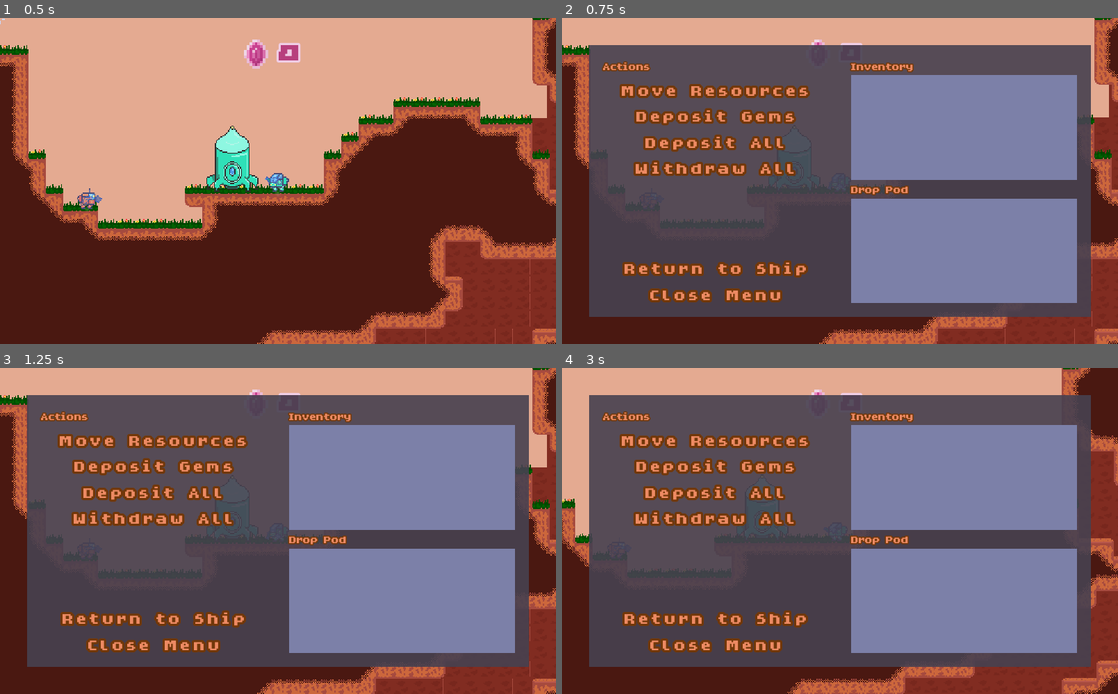
Above: before the commit, frames 1-4 (two rows, left to right).
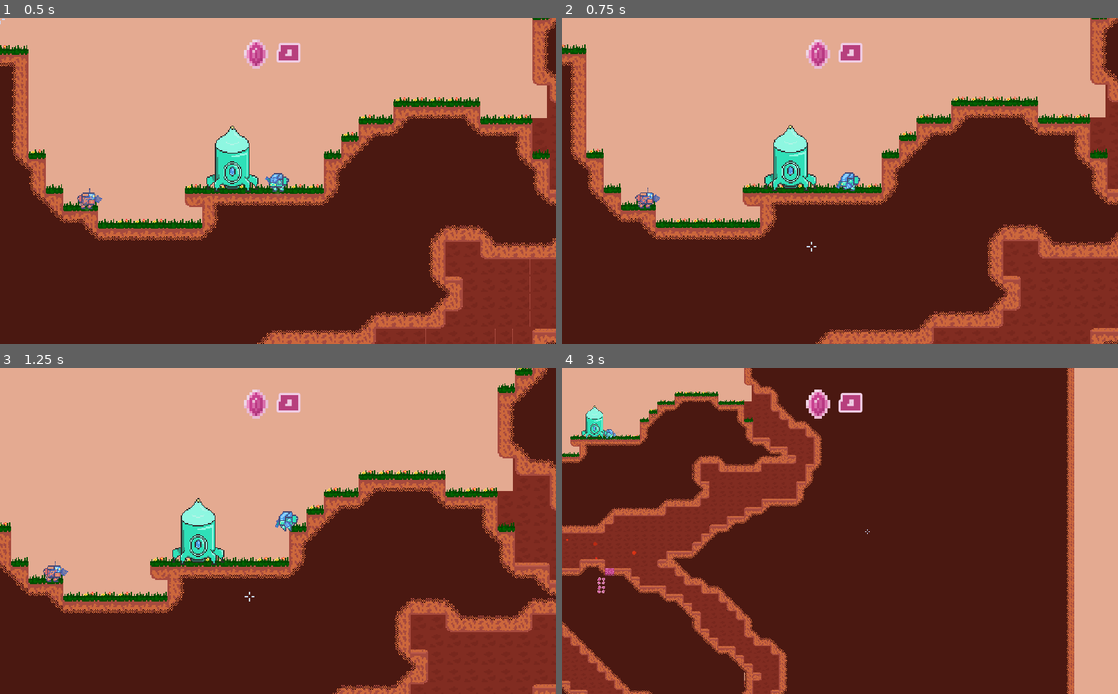
Above: after the commit, the same moments.

Repository: MichaelRRyan/Mecha-Miners
Game: Godot game, scene res://scenes/world/TestWorld.tscn
Two runs of this game, one before a commit and one after it. Both use one fixed random seed, a clock stepped at 60 frames per second and the inputs below. This scene is started directly instead of the project's main scene.
Inputs (mouse positions are in pixels of both pictures, inside the frame that each line leads up to):
- Up to frame 1 (0.5 s): no input
- Up to frame 2 (0.75 s): tap Enter at 0.5 s; move the mouse to (812, 246) at 0.52 s; hold D (move_right) from 0.53 s (still down); hold E (interact) from 0.53 s (still down)
- Up to frame 3 (1.25 s): keep holding D (move_right); keep holding E (interact); tap W (jump) at 0.77 s
- Up to frame 4 (3 s): move the mouse to (1006, 579) at 1.27 s; release E (interact) at 1.28 s; click (1006, 579) at 1.35 s; tap W (jump) at 1.52 s; tap E (interact) at 1.55, 2.3 s; move the mouse to (673, 482) at 2.02 s; release D (move_right) at 2.03 s; hold Right mouse button (action2) 2.03-2.78 s; hold A (move_left) from 2.03 s (still down); move the mouse to (867, 531) at 2.77 s; tap P (ai_perspective) at 2.85 s

Frame 1 is identical in both runs. In frame 2, 78% of the frame differs, in the area x 0-100%, y 0-100%; in frame 3, 83%; in frame 4, 92%.
Error after the commit: Division By Zero in operator '%'. (res://scripts/world/PlayerManager.gd:185)

Commit message:
Allowed the player to leave the drop pod

Diff:
--- a/scripts/world/DropPod.gd
+++ b/scripts/world/DropPod.gd
@@ -2,14 +2,19 @@
 
 signal new_velocity()
 signal menu_toggled()
+signal player_exited(player)
 
 export var gravity = 60.0
 export var max_vertical_speed = 400.0
+
+var player = null
+var follow_point = null
 
 var velocity = Vector2.ZERO
 var player_in_range = false
 var ground_height = -1
 var _landed = false
+var _driver_inside = true
 
 var _terrain : Terrain = null
 
@@ -36,8 +41,18 @@
 
 # ------------------------------------------------------------------------------
 func _input(event):
-	if event.is_action_pressed("interact"):
-		emit_signal("menu_toggled")
+	if _landed and event.is_action_pressed("interact"):
+		if _driver_inside:
+			_driver_inside = false
+			emit_signal("player_exited", player)
+			player.position = position
+			remove_child(follow_point)
+			player.add_child(follow_point)
+			follow_point.position = Vector2.ZERO
+			player.connect("new_velocity", follow_point, "_on_Target_new_velocity")
+
+		elif player_in_range:
+			emit_signal("menu_toggled")
 
 
 # ------------------------------------------------------------------------------
--- a/scripts/world/PlayerManager.gd
+++ b/scripts/world/PlayerManager.gd
@@ -2,13 +2,14 @@
 
 onready var PlayerScene = preload("res://scenes/entities/Player.tscn")
 onready var FollowPointScene = preload("res://scenes/entities/FollowPoint.tscn")
-
 onready var BattleMinerBotScene = preload("res://scenes/entities/BattleMinerBot.tscn")
 onready var MinerBotScene = preload("res://scenes/entities/MinerBot.tscn")
-
 onready var DropPodScene = preload("res://scenes/world/DropPod.tscn")
 
 export var base_player_health : float = 5.0
+export var drop_height : float = -2000.0
+export var camera_buffer : float = 100.0
+export var level_top : float = -100.0
 
 var spawn_point : Vector2 = Vector2.ZERO
 var players = {} # Peer id: player instance
@@ -47,6 +48,7 @@
 	var main_cameras = get_tree().get_nodes_in_group("main_camera")
 	if main_cameras != null and not main_cameras.empty():
 		_main_camera = main_cameras.front()
+		_main_camera.limit_top = int(drop_height + camera_buffer)
 
 	# If offline, spawn the first few entities.
 	if Network.state == Network.State.Offline:
@@ -62,19 +64,22 @@
 	# Defines the world width and left/right buffer.
 	var world_width = 150
 	var buffer = 10
-	var spawn_height = -3000
 
 	# Spawns and positions the drop pod.
 	_local_drop_pod = DropPodScene.instance()
 	add_child(_local_drop_pod)
+	_local_drop_pod.connect("player_exited", self, "_on_DropPod_player_exited")
 
 	var x = randi() % (world_width - buffer * 2) + buffer
-	_local_drop_pod.position = Vector2(x * 16.0, spawn_height)
+	_local_drop_pod.position = Vector2(x * 16.0, drop_height)
 
 	# Spawns the follow point and adds it to the drop pod.
 	_local_follow_point = FollowPointScene.instance()
 	_local_drop_pod.add_child(_local_follow_point)
 	_local_drop_pod.connect("new_velocity", _local_follow_point, "_on_Target_new_velocity")
+
+	_local_drop_pod.player = _local_player
+	_local_drop_pod.follow_point = _local_follow_point
 
 	# Adds the camera to the drop pod's follow point.
 	remove_child(_main_camera)
@@ -186,3 +191,8 @@
 
 
 #-------------------------------------------------------------------------------
+func _on_DropPod_player_exited(player):
+	add_child(player)
+
+
+#-------------------------------------------------------------------------------
